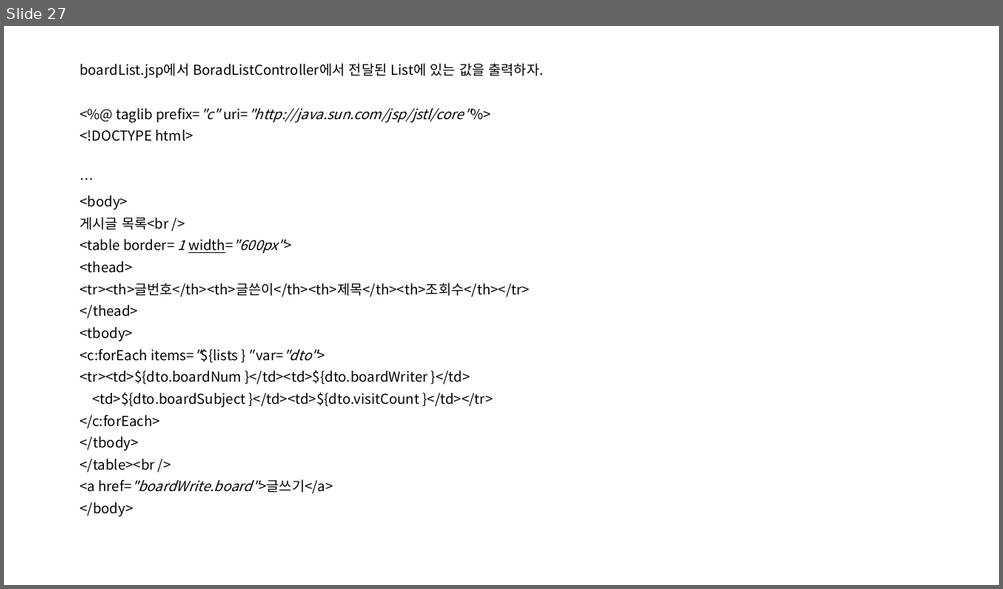
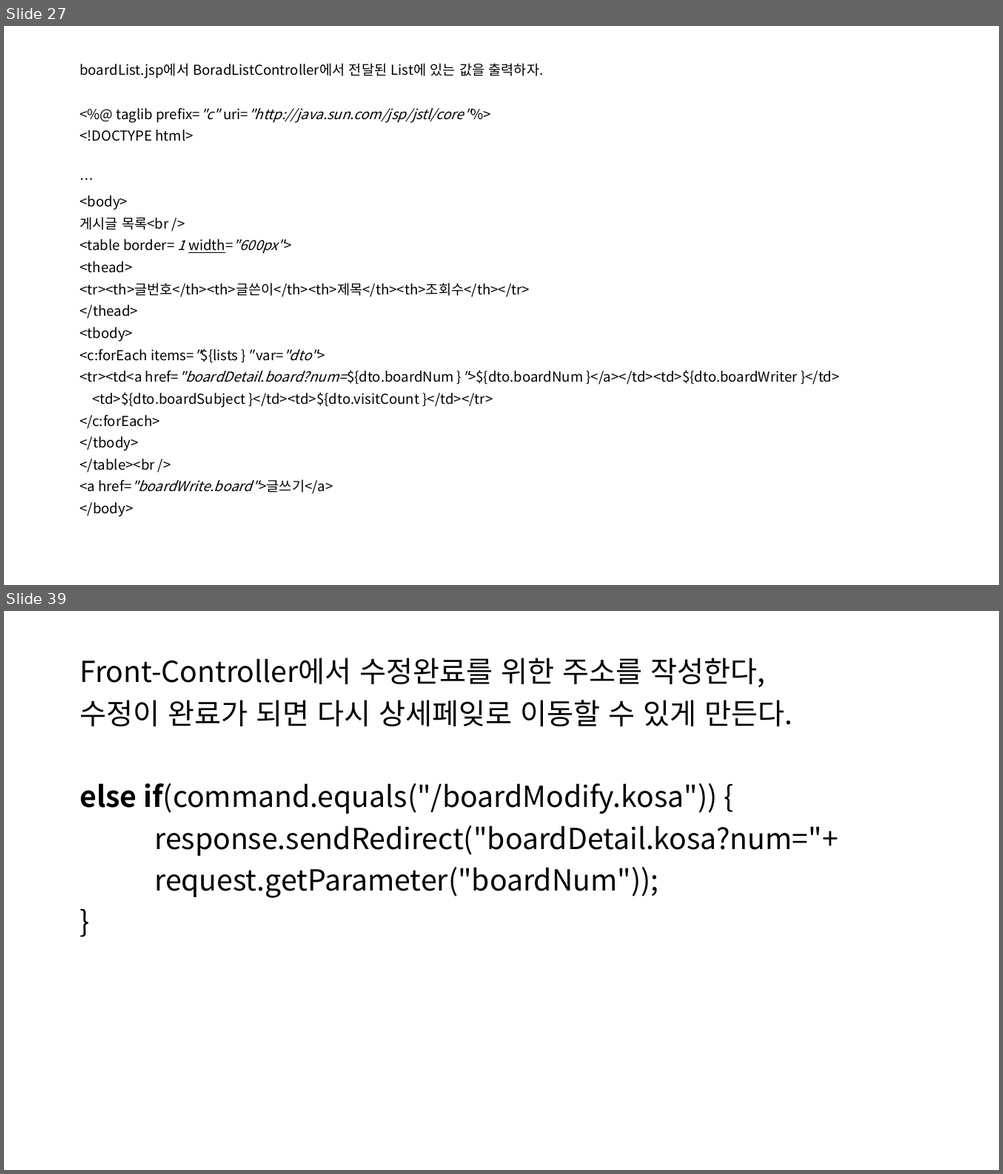
Before and after one commit to SoongMoo/hkblockchain220914, a slide deck: WEB/JSP/board.pptx. Shown one above the other, each under a label of ours: slide 27 before the commit, slides 27 and 39 after it; the slides between them are not shown. The pictures are 1003x589 and 1003x1174 pixels, drawn with LibreOffice and Linux fonts; fonts in the diff are those of the drawing. Boxes give left, top, right and bottom in pixels: in the first picture for what was removed or moved away, otherwise in the second. Text is boxed around its words. In the diff, an @@ line names an element or a change of style, - is before the commit and + after.

```diff
--- a/WEB/JSP/board.pptx
+++ b/WEB/JSP/board.pptx
@@ slide 39 added at [4, 611, 999, 1170], background #FFFFFF @@
@@ text added at [79, 658, 838, 898], 28 pt, text #000000 @@
+Front-Controller에서 수정완료를 위한 주소를 작성한다,
+수정이 완료가 되면 다시 상세페잊로 이동할 수 있게 만든다.
+else if(command.equals("/boardModify.kosa")) {
+response.sendRedirect("boardDetail.kosa?num="+
+request.getParameter("boardNum"));
+}
@@ slide 27 changed as well @@
@@ text at [79, 370, 839, 385]: text changed @@
-<tr><td>${dto.boardNum }</td><td>${dto.boardWriter }</td>
+<tr><td<a href="boardDetail.board?num=${dto.boardNum }">${dto.boardNum }</a></td><td>${dto.boardWriter }</td>
```
Also in this commit, not shown: 19 other slides added.
